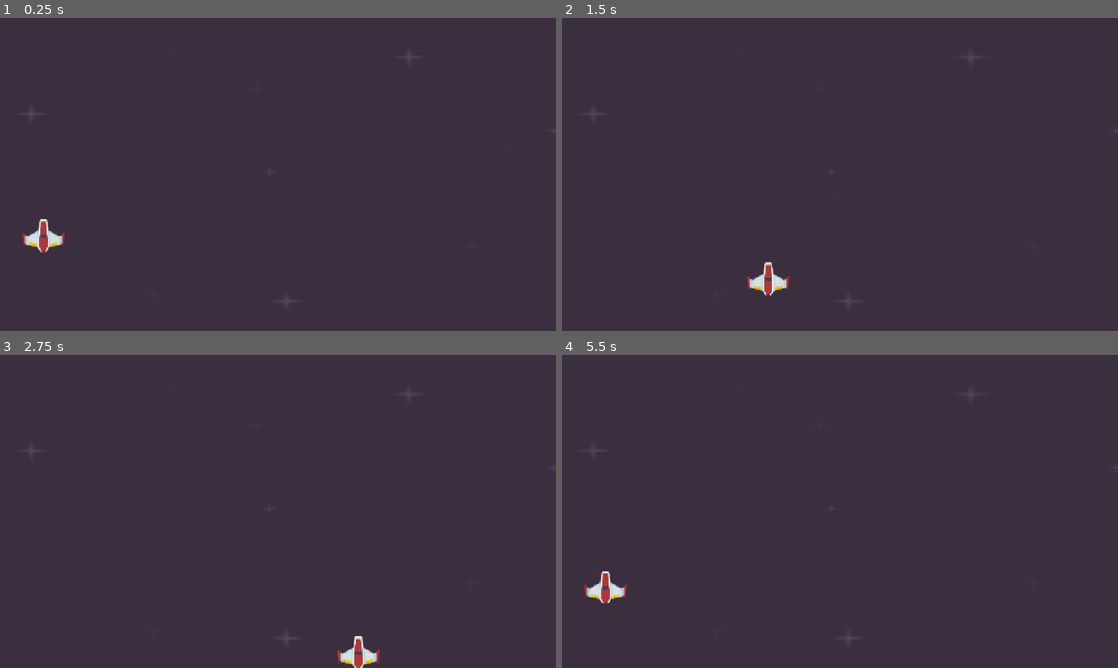
Above: before the commit, frames 1-4 (two rows, left to right).
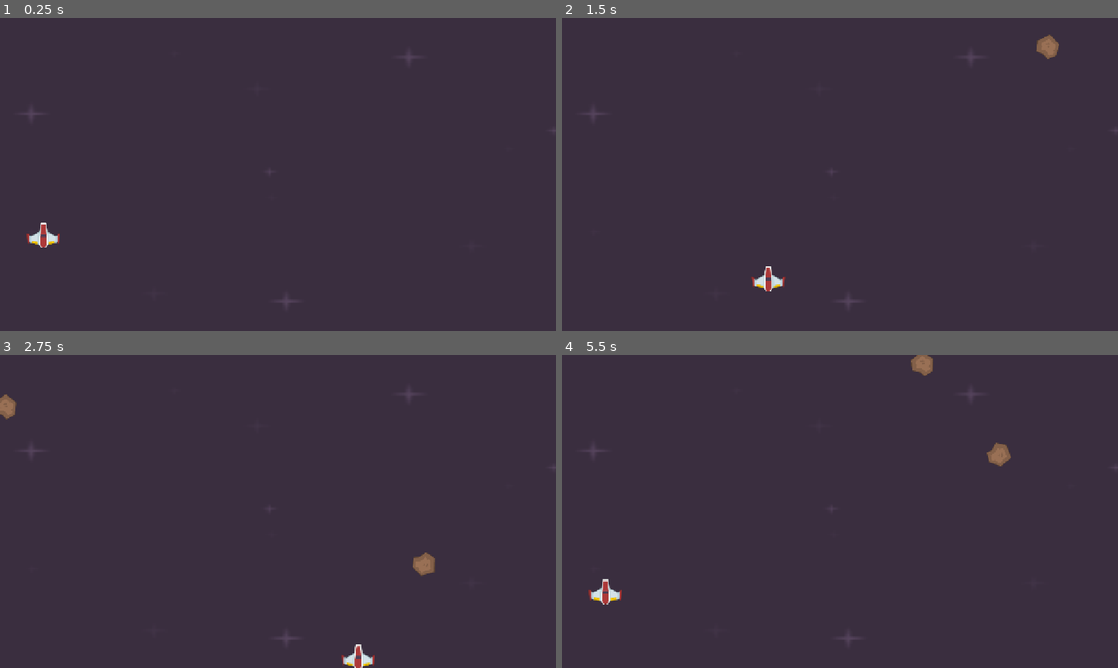
Above: after the commit, the same moments.

Repository: ORGinalBIbEK/space-shooter
Game: Godot game, scene res://scenes/level.tscn
The game is run twice, just before and just after one commit, with the same random seed, the same clock (stepped at 60 frames per second) and the same inputs.
Inputs:
- Up to frame 1 (0.25 s): no input
- Up to frame 2 (1.5 s): tap Enter at 0.5 s; hold Right (right) 0.53-1.28 s; hold Down (down) from 1.28 s (still down)
- Up to frame 3 (2.75 s): release Down (down) at 2.03 s; hold Right (right) from 2.03 s (still down)
- Up to frame 4 (5.5 s): release Right (right) at 2.78 s; hold Up (up) 2.78-3.53 s; hold Left (left) 3.53-5.03 s; hold Down (down) from 5.03 s (still down)

The runs differ from the first frame. In frame 1, 0.3% of the frame differs, in the area x 4-12%, y 64-75%; in frame 2, 0.5%; in frame 3, 0.8%; in frame 4, 0.8%, in the area x 4-81%, y 0-80%.

Commit message:
updated sized

Diff:
--- a/scenes/meteor.gd
+++ b/scenes/meteor.gd
@@ -13,11 +13,13 @@
 	position =Vector2(random_x,random_y)
 
 	#speed/rotation/direction
-	var speed= rng.randi_range(200,500)
-
+	speed= rng.randi_range(200,500)
+	direction_x=rng.randf_range(-1,1)
+	rotation_speed=rng.randi_range(40,100)
 
 func _process(delta):
-	position+=Vector2(0,1.0)*speed*delta
+	position+=Vector2(direction_x,1.0)*speed*delta
+	rotation_degrees+=rotation_speed*delta
 
 func _on_body_entered(body) :
 	print('body entered')
--- a/scenes/meteor.tscn
+++ b/scenes/meteor.tscn
@@ -4,20 +4,20 @@
 [ext_resource type="Texture2D" uid="uid://c0msc08ewnvhp" path="res://PNG/Meteors/meteorBrown_big1.png" id="1_tcwo0"]
 
 [sub_resource type="CircleShape2D" id="CircleShape2D_hasw5"]
-radius = 53.460262
+radius = 27.658636
 
 [node name="Meteor" type="Area2D" unique_id=366063645]
 rotation = -0.19373155
 script = ExtResource("1_pxso2")
 
 [node name="Sprite2D" type="Sprite2D" parent="." unique_id=832618072]
-position = Vector2(-0.19252491, 0.9812927)
+position = Vector2(-0.19252586, 0.9812918)
 rotation = 0.16934381
-scale = Vector2(0.9867101, 1.0130559)
+scale = Vector2(0.5515279, 0.60539365)
 texture = ExtResource("1_tcwo0")
 
 [node name="CollisionShape2D" type="CollisionShape2D" parent="." unique_id=69098001]
-position = Vector2(-1.7700634, -1.3663366)
+position = Vector2(1.1738129, -0.78876877)
 shape = SubResource("CircleShape2D_hasw5")
 
 [connection signal="body_entered" from="." to="." method="_on_body_entered"]
--- a/scenes/player.tscn
+++ b/scenes/player.tscn
@@ -7,7 +7,11 @@
 script = ExtResource("1_g2els")
 
 [node name="PlayerImage" type="Sprite2D" parent="." unique_id=1390925154]
+position = Vector2(9.536743e-07, 0)
+scale = Vector2(0.78000003, 0.78)
 texture = ExtResource("1_3vyb7")
 
 [node name="CollisionPolygon2D" type="CollisionPolygon2D" parent="." unique_id=14288219]
+position = Vector2(-1.0000153, -1.9999981)
+scale = Vector2(0.7702702, 0.7702702)
 polygon = PackedVector2Array(-8, -36, 8, -37, 11, -14, 35, 2, 40, 0, 45, -4, 49, -6, 46, 23, 41, 21, 14, 27, 7, 37, -5, 36, -9, 37, -14, 29, -37, 24, -43, 20, -44, 24, -47, 24, -49, -6, -42, -2, -35, 1, -12, -12)
